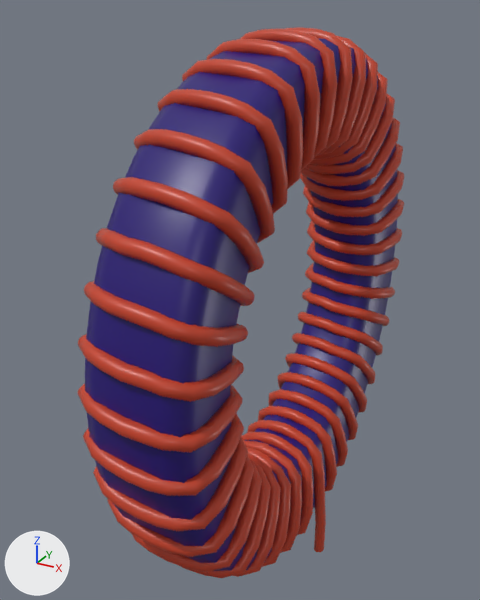
The FBX model Assets/TortusComponent.fbx, before and after one commit.
One viewpoint serves both versions: a 50 mm lens placed at (1.338, -2.891, 2.987), pointed at (-0.218, -0.061, 1.572). The axes (+X, +Y, +Z) are drawn at lower left. The lights are the same throughout. Where no turn or scale is listed for an object, it has been applied to the vertices.

In view in the first picture: 'Spiral.001'.
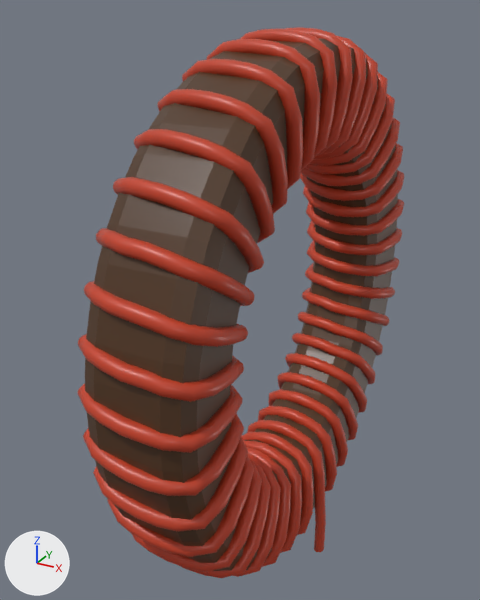
The newer file is also turned or shifted as a whole; pictures and numbers use the older file's frame.

Changed parts and their boxes (x1, y1, x2, y2) in the pictures (480 x 600 px):
'Spiral.001', shading changed, surface changed (blue to brown): (82, 36, 400, 573) in both
part 1 of me_spiral_001, shading changed: (78, 27, 404, 578) in both
part 2 of me_spiral_001, surface changed (blue to brown): (85, 38, 398, 571) in both

The change in detail:
me_spiral_001 has 34140 vertices, 34093 faces and spans x -0.29..0.3, y -1.36..1.36, z -0.01..2.91.
me_spiral_001 is used by ob_spiral_001; location (0.0, 0.0, 0.0).
me_spiral_001 part 1: edges marked sharp go from 0 to 1244.
me_spiral_001 part 2: texture (UV) coordinates of 685 of 34093 faces, centred in x -0.23..0.23, y -1.31..1.31, z 0.24..2.86, changed; they spanned u 0.92..0.92, v 0.08..0.08 and now span u 0.41..0.41, v 0.38..0.38.
